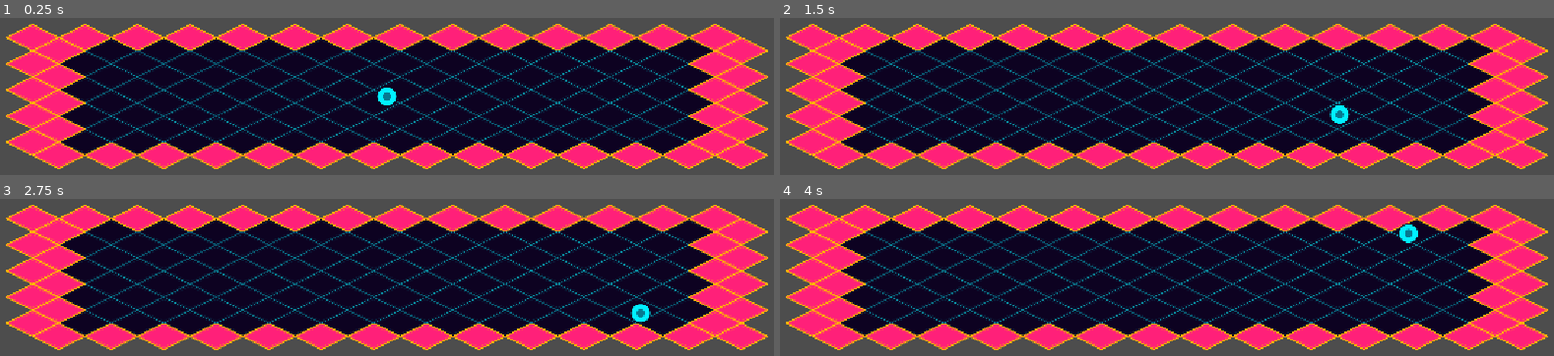
Above: before the commit, frames 1-4 (two rows, left to right).
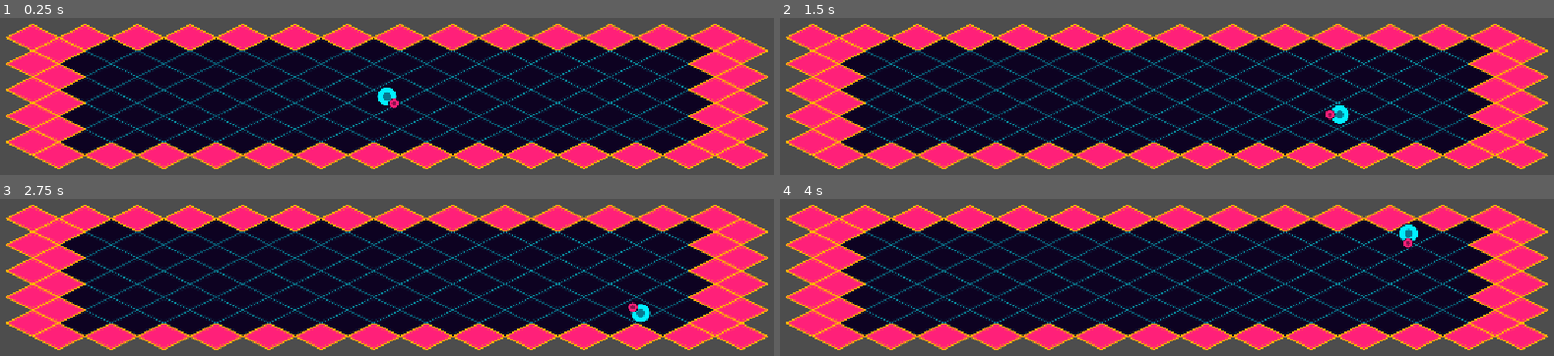
Above: after the commit, the same moments.

Repository: valeroman/Discus-Maximus
Game: Godot game, scene res://levels/test_arena.tscn
The game is run twice, just before and just after one commit, with the same random seed, the same clock (stepped at 60 frames per second) and the same inputs. The project has no main scene, so this scene is started directly.
Inputs (mouse positions are in pixels of both pictures, inside the frame that each line leads up to):
- Up to frame 1 (0.25 s): no input
- Up to frame 2 (1.5 s): tap Enter at 0.5 s; move the mouse to (1337, 74) at 0.52 s; hold D (move_right) 0.53-1.28 s; tap Space (dash) at 0.6, 1.35 s; move the mouse to (1012, 118) at 1.27 s; hold S (move_down) from 1.28 s (still down)
- Up to frame 3 (2.75 s): tap Space (dash) at 2, 2.1 s; move the mouse to (outside the picture) at 2.02 s; release S (move_down) at 2.03 s; hold D (move_right) from 2.03 s (still down)
- Up to frame 4 (4 s): move the mouse to (outside the picture) at 2.77 s; release D (move_right) at 2.78 s; hold W (move_up) 2.78-3.53 s; tap Space (dash) at 2.85, 3.6 s; tap Enter at 3.5 s; move the mouse to (1406, 343) at 3.52 s; hold A (move_left) from 3.53 s (still down)

The runs differ from the first frame. In frame 1, less than 0.1% of the frame differs, in the area x 50-52%, y 50-58%; in frame 2, less than 0.1%; in frame 3, less than 0.1%; in frame 4, less than 0.1%.

Commit message:
feat: Add Disc node to Player scene with position configuration

Diff:
--- a/entities/player/player.tscn
+++ b/entities/player/player.tscn
@@ -3,6 +3,7 @@
 [ext_resource type="Texture2D" uid="uid://bontg6blpdo6m" path="res://assets/player/player_placeholder.svg" id="1_sprite"]
 [ext_resource type="Script" uid="uid://6ukp1yavhql" path="res://entities/player/player.gd" id="2_script"]
 [ext_resource type="Resource" uid="uid://c6rly5r44m6v0" path="res://data/player_stats.tres" id="3_stats"]
+[ext_resource type="PackedScene" path="res://entities/disc/disc.tscn" id="4_disc"]
 
 [sub_resource type="CircleShape2D" id="CircleShape2D_player"]
 radius = 24.0
@@ -20,6 +21,9 @@
 
 [node name="ShieldPivot" type="Node2D" parent="."]
 
+[node name="Disc" parent="ShieldPivot" instance=ExtResource("4_disc")]
+position = Vector2(24, 0)
+
 [node name="DashTimer" type="Timer" parent="."]
 wait_time = 0.2
 one_shot = true
